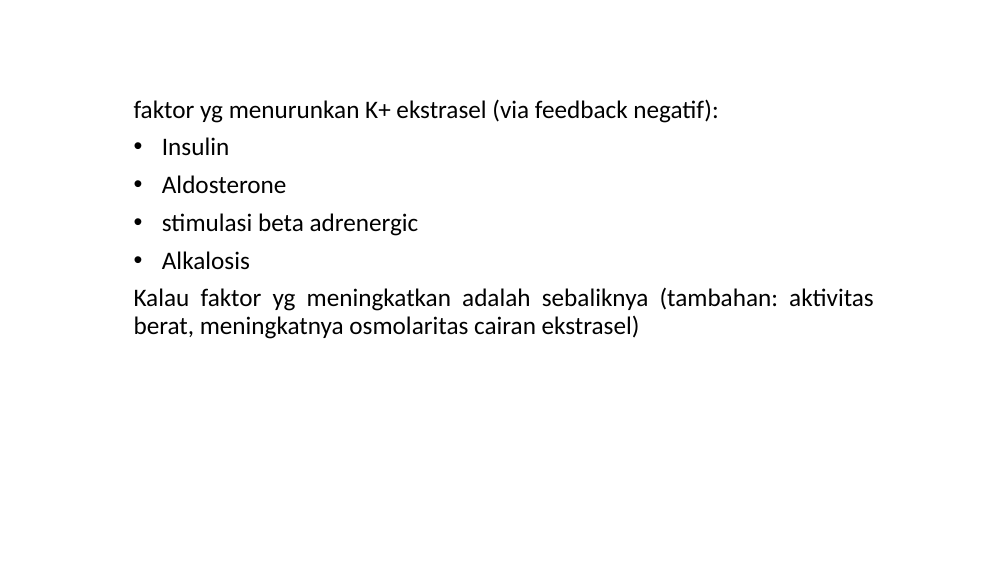
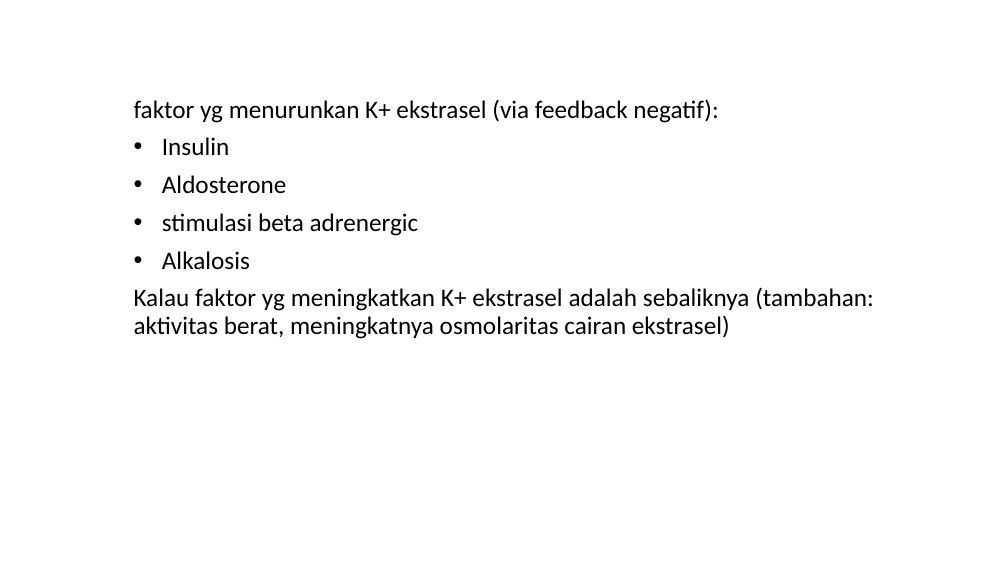
Before and after one commit to atjeh-meurunoe/atjeh-meurunoe.github.io, a slide deck: slide 2 of kedokteran/fisiologi/bab-30/bab-30-belum-dibagi-subbab.pptx. Drawn at 1008x567 pixels with LibreOffice and Linux fonts; fonts in the diff are those of the drawing. Boxes give left, top, right and bottom in pixels: in the first picture for what was removed or moved away, otherwise in the second. Text is boxed around its words. In the diff, an @@ line names an element or a change of style, - is before the commit and + after.

```diff
--- a/kedokteran/fisiologi/bab-30/bab-30-belum-dibagi-subbab.pptx
+++ b/kedokteran/fisiologi/bab-30/bab-30-belum-dibagi-subbab.pptx
@@ subtitle at <box>134,287,873,339</box>: text changed @@
-Kalau faktor yg meningkatkan adalah sebaliknya (tambahan: aktivitas berat, meningkatnya osmolaritas cairan ekstrasel)
+Kalau faktor yg meningkatkan K+ ekstrasel adalah sebaliknya (tambahan: aktivitas berat, meningkatnya osmolaritas cairan ekstrasel)
```
Also in this commit, not shown: 19 other files.
